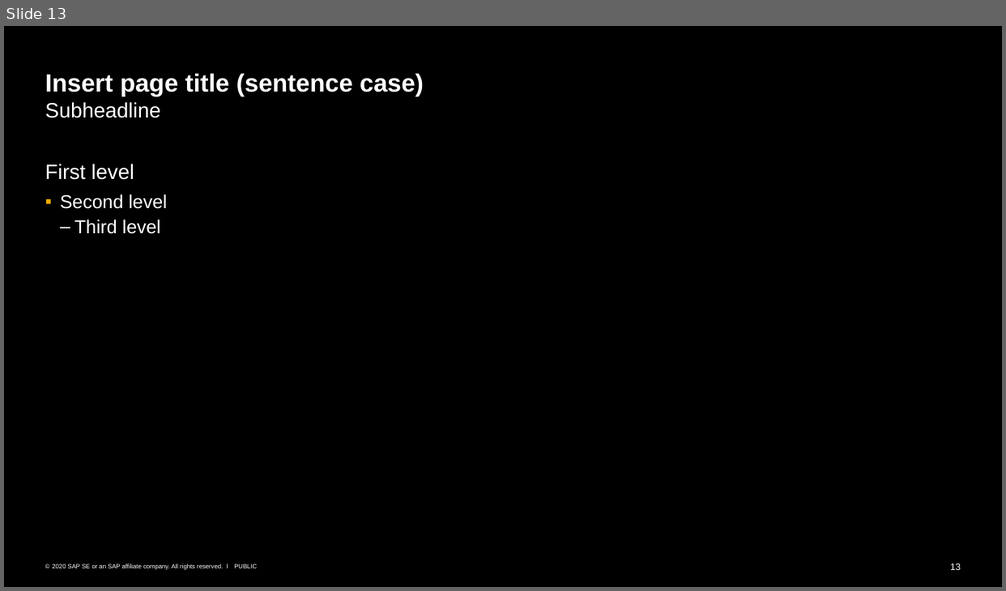
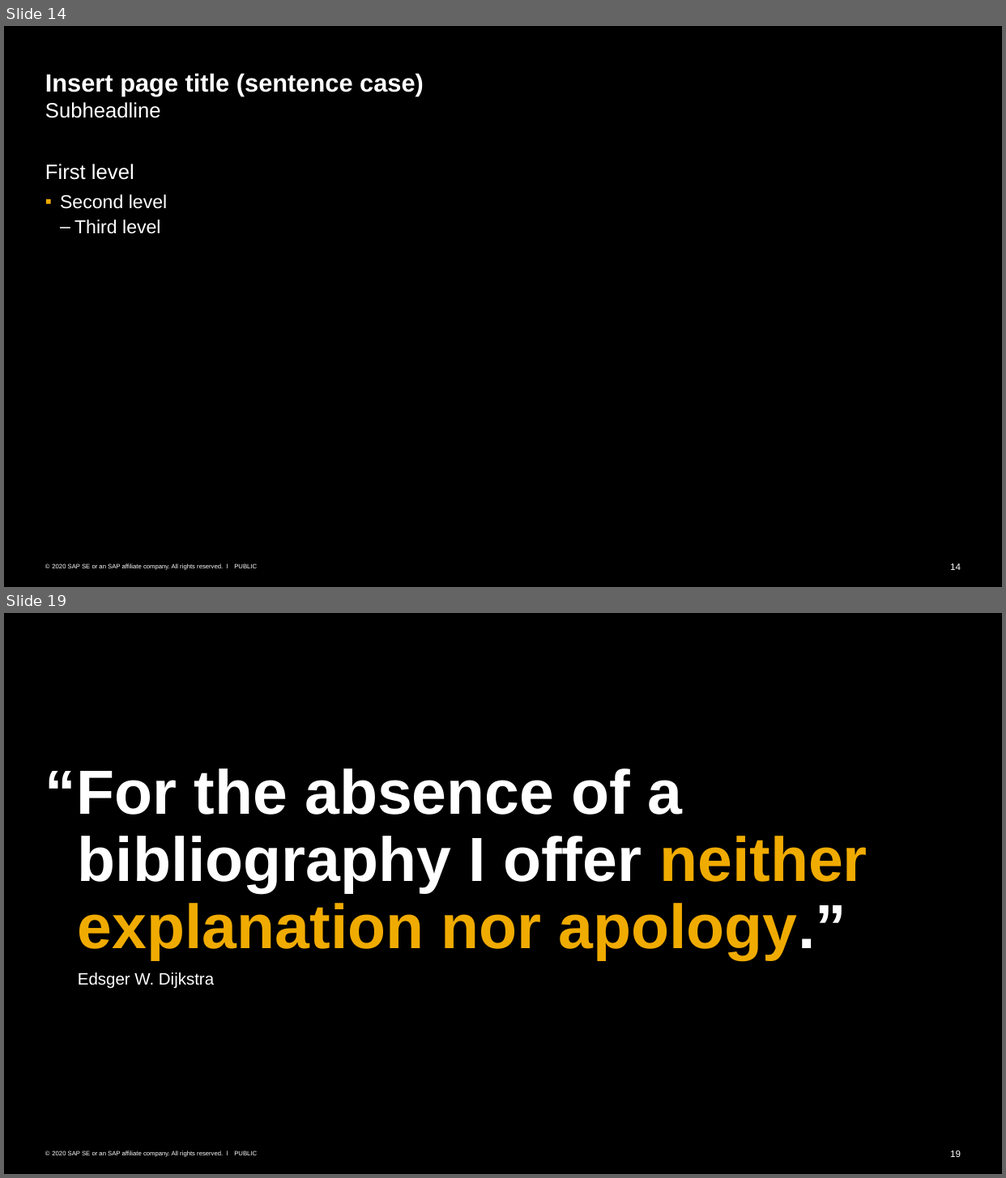
Before and after one commit to Andre-Gilbert/Dijkstra-Shortest-Path, a slide deck: docs/ALG_7_Graphen_Dijkstra.pptx. Shown one above the other, each under a label of ours: slide 13 before the commit, slides 14 and 19 after it; the slides between them are not shown. The pictures are 1006x591 and 1006x1178 pixels, drawn with LibreOffice and Linux fonts; fonts in the diff are those of the drawing. Boxes give left, top, right and bottom in pixels: in the first picture for what was removed or moved away, otherwise in the second. Text is boxed around its words. In the diff, an @@ line names an element or a change of style, - is before the commit and + after.

```diff
--- a/docs/ALG_7_Graphen_Dijkstra.pptx
+++ b/docs/ALG_7_Graphen_Dijkstra.pptx
@@ slide 19 added at (x1=4, y1=613, x2=1002, y2=1174), background #000000; not listed: 3 template elements that a slide beside it also shows @@
@@ text added at (x1=45, y1=769, x2=867, y2=989), 60 pt, text #FFFFFF, bold @@
+“For the absence of a bibliography I offer neither explanation nor apology.”
+  Edsger W. Dijkstra
@@ what was slide 13 is now slide 14 @@
@@ page number at (x1=950, y1=564, x2=961, y2=570): text changed @@
-13
+14
```
Also in this commit, not shown: 5 slides changed, 14 other slides added, 17 slides removed.
